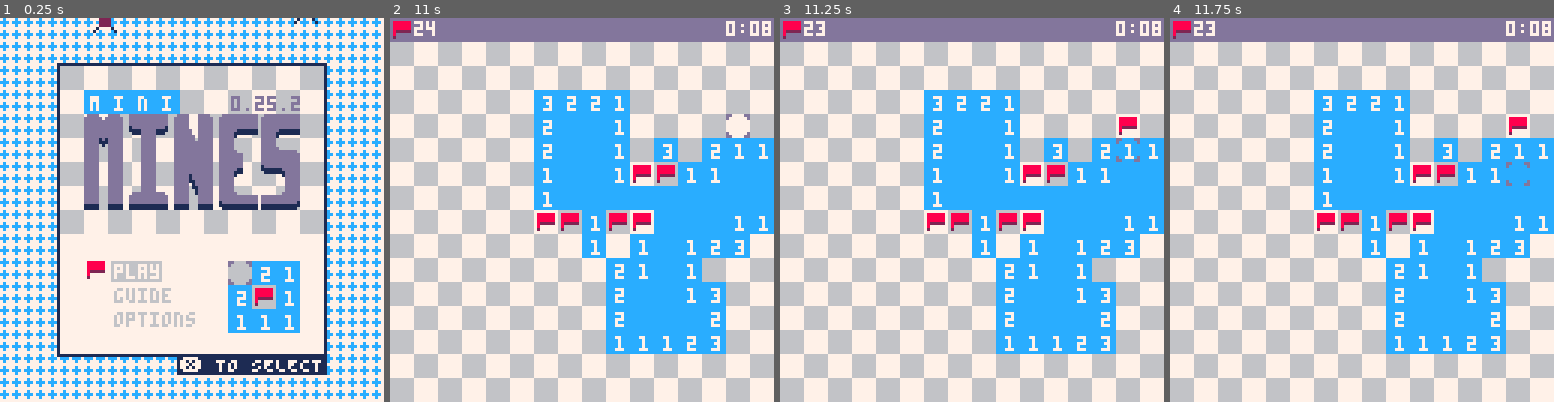
Above: before the commit, frames 1-4 (left to right).
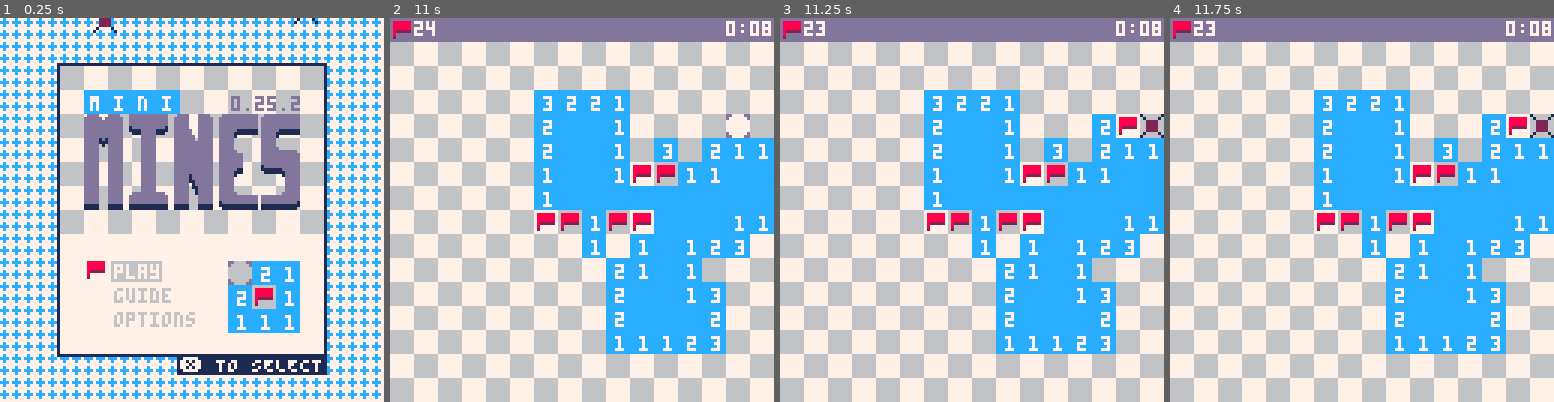
Above: after the commit, the same moments.

Repository: wsasaki01/mini-mines
Game: PICO-8 cartridge mini-mines.p8
Same seed, same stepped clock (60 frames per second), same inputs: the game is played once before the commit and once after it.
Inputs (mouse positions are in pixels of both pictures, inside the frame that each line leads up to):
- Up to frame 1 (0.25 s): no input
- Up to frame 2 (11 s): tap O (Z key) at 0.33, 1.07, 2.22, 3.72, 5.22, 6.72, 8.22, 9.72 s; click (631, 121) at 0.67 s; tap Down at 0.7 s; click (697, 267) at 1.22 s; tap X (X key) at 1.43, 2.07, 2.82, 3.57, 4.32, 5.07, 5.82, 6.57, 7.32, 8.07, 8.82, 9.57, 10.32 s; click (459, 114) at 1.77 s; hold Up 1.97-2.63 s; click (520, 259) at 2.32 s; hold Right 2.68-3.02 s; click (585, 106) at 2.87 s; hold Down 3.07-3.73 s; click (647, 256) at 3.42 s; hold Left 3.78-4.12 s; click (712, 102) at 3.97 s; hold Up 4.17-4.5 s; click (474, 248) at 4.52 s; hold Left 4.55-5.05 s; click (535, 94) at 5.07 s; hold Right 5.1-5.93 s; click (601, 244) at 5.62 s; hold Up 5.98-6.65 s; click (662, 90) at 6.17 s; hold Right 6.7-7.03 s; click (727, 236) at 6.72 s; hold Down 7.08-7.75 s; click (489, 83) at 7.27 s; hold Left 7.8-8.13 s; click (551, 229) at 7.82 s; hold Up 8.18-8.52 s; click (616, 79) at 8.37 s; hold Left 8.57-9.07 s; click (678, 225) at 8.92 s; hold Right 9.12-9.95 s; click (439, 71) at 9.47 s; hold Up 10-10.67 s; click (505, 217) at 10.02 s; click (566, 64) at 10.57 s; hold Right from 10.72 s (still down)
- Up to frame 3 (11.25 s): release Right at 11.05 s; tap X (X key) at 11.07 s; hold Down from 11.1 s (still down); click (1018, 213) at 11.12 s; tap O (Z key) at 11.22 s
- Up to frame 4 (11.75 s): keep holding Down; click (1473, 60) at 11.67 s

Frames 1-2 are identical in both runs. In frame 3, 0.6% of the frame differs, in the area x 81-100%, y 25-38%; in frame 4, 0.6%.

Commit message:
Add auto-dig

Diff:
--- a/main.lua
+++ b/main.lua
@@ -707,34 +707,55 @@
 
             -- don't try and dig a space with a flag
             if flags[p.mx][p.my] != true then
-                for loc in all(mine_list) do
-                    -- if that location is in the mine list...
-                    if loc[1] == p.mx and loc[2] == p.my then
-                        -- the player loses
-                        losing = true
-
-                        -- make sure the current mine explodes first
-                        add(explosions, {p.mx, p.my, "first", 0})
-                        del(mine_list, {p.mx, p.my})
-                        add_particles({p.mx, p.my})
-                        sfx(8)
-
-                        explosion_timer = flr(-2.5*explosion_interval)
-                        explosion_counter = 0
-                    end
+                -- if the dug space is in the mine list, the player has lost
+                if check_loss({p.mx, p.my}) then
+                    init_loss({p.mx, p.my})
                 end
 
                 -- if there isn't a mine there, dig that space
                 if not losing then
                     --printh("", "log", true)
 
+                    -- if that space has already been dug, and there's a number there
+                    if
+                    type(grid[p.mx][p.my]) == "number" and
+                    digs[p.mx][p.my] == true then
+                        -- uncover all the spaces around it
+                        for pcol=-1, 1 do
+                            for prow=-1, 1 do
+                                if not (pcol == 0 and prow == 0) then
+                                    -- create a probe (an adjacent location to check)
+                                    local probe = {p.mx+pcol, p.my+prow}
+                                    -- if the probe is within bounds
+                                    if
+                                    probe[1] >= 1 and
+                                    probe[1] <= width and
+                                    probe[2] >= 1 and
+                                    probe[2] <= height then
+                                        -- uncover if there isn't a flag
+                                        if flags[probe[1]][probe[2]] == false then
+                                            uncover(probe)
+                                        end
+                                    end
+                                end
+                            end
+                        end
+
+                        if #explosions > 0 then
+                            losing = true
+
+                            explosion_timer = flr(-2.5*explosion_interval)
+                            explosion_counter = 0
+                        end
+                    end
+
                     -- if that space hasn't already been dug, play sfx
                     if digs[p.mx][p.my] != true then
                         sfx(2)
+
+                        -- chain-uncover the rest of the spaces
+                        uncover({p.mx, p.my})
                     end
-
-                    -- chain-uncover the rest of the spaces
-                    uncover({p.mx, p.my})
                 end
             end
         end
@@ -957,8 +978,17 @@
 
         --foreach(mine_list, draw_mine)
 
-        if #explosions == 1 then
-            draw_mine(explosions[1])
+        local flag = true
+        for exp in all(explosions) do
+            if exp[3] != "first" then
+                flag = false
+            end
+        end
+
+        if flag then
+            for exp in all(explosions) do
+                draw_mine(exp)
+            end
         else
             -- draw explosions
             foreach(explosions, draw_explosion)
@@ -1245,29 +1275,36 @@
 end
 
 function uncover(loc)
-    -- dig the current space
-    digs[loc[1]][loc[2]] = true
-
-    -- if the current location is empty (no adjacent)
-    if grid[loc[1]][loc[2]] == 0 then
-        -- uncover all the spaces around it
-        for pcol=-1, 1 do
-            for prow=-1, 1 do
-                if not (pcol == 0 and prow == 0) then
-                    -- create a probe (an adjacent location to check)
-                    local probe = {loc[1]+pcol, loc[2]+prow}
-
-                    -- if the probe is within bounds
-                    if
-                    probe[1] >= 1 and
-                    probe[1] <= width and
-                    probe[2] >= 1 and
-                    probe[2] <= height then
-                        -- if that space hasn't already been dug, and doesn't have a flag, uncover it
+    if check_loss(loc) then
+        add(explosions, {loc[1], loc[2], "first", 0})
+        del(mine_list, {loc[1], loc[2]})
+        add_particles({loc[1], loc[2]})
+        sfx(8)
+    elseif not losing then
+        -- dig the current space
+        digs[loc[1]][loc[2]] = true
+
+        -- if the current location is empty (no adjacent)
+        if grid[loc[1]][loc[2]] == 0 then
+            -- uncover all the spaces around it
+            for pcol=-1, 1 do
+                for prow=-1, 1 do
+                    if not (pcol == 0 and prow == 0) then
+                        -- create a probe (an adjacent location to check)
+                        local probe = {loc[1]+pcol, loc[2]+prow}
+
+                        -- if the probe is within bounds
                         if
-                        digs[probe[1]][probe[2]] != true and
-                        flags[probe[1]][probe[2]] != true then
-                            uncover({probe[1], probe[2]})
+                        probe[1] >= 1 and
+                        probe[1] <= width and
+                        probe[2] >= 1 and
+                        probe[2] <= height then
+                            -- if that space hasn't already been dug, and doesn't have a flag, uncover it
+                            if
+                            digs[probe[1]][probe[2]] != true and
+                            flags[probe[1]][probe[2]] != true then
+                                uncover(probe)
+                            end
                         end
                     end
                 end
@@ -1770,3 +1807,27 @@
         i:check()
     end
 end
+
+function check_loss(loc)
+    local flag = false
+    for mine in all(mine_list) do
+        if mine[1] == loc[1] and mine[2] == loc[2] then
+            return true
+        end
+    end
+    return false
+end
+
+function init_loss(loc)
+    -- the player loses
+    losing = true
+
+    -- make sure the current mine explodes first
+    add(explosions, {loc[1], loc[2], "first", 0})
+    del(mine_list, {loc[1], loc[2]})
+    add_particles({loc[1], loc[2]})
+    sfx(8)
+
+    explosion_timer = flr(-2.5*explosion_interval)
+    explosion_counter = 0
+end
